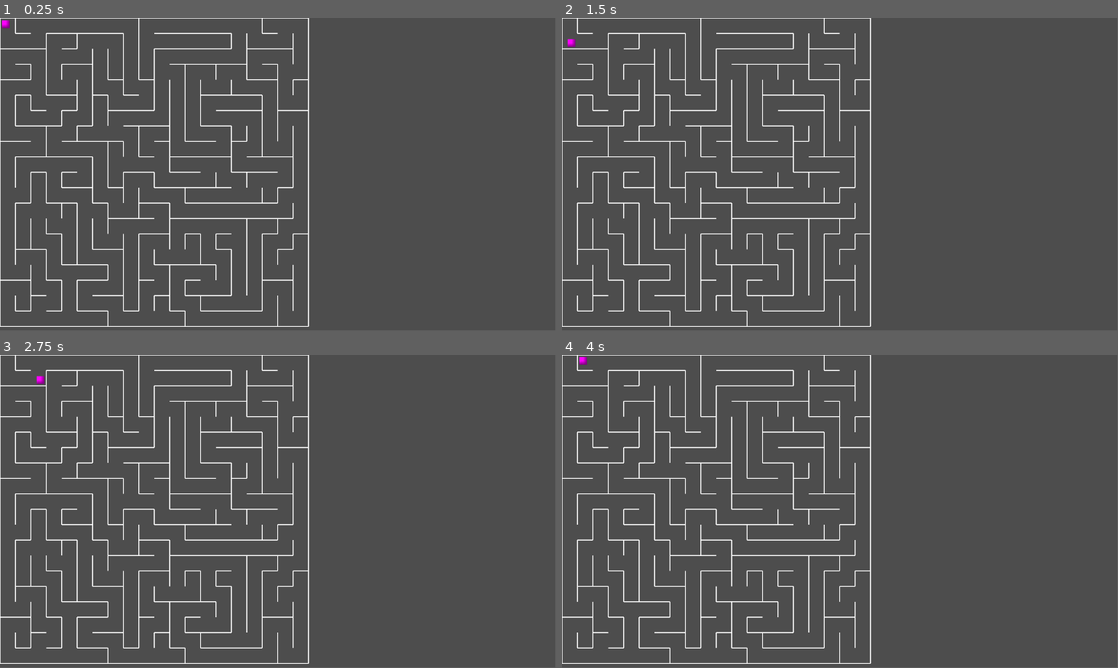
Above: before the commit, frames 1-4 (two rows, left to right).
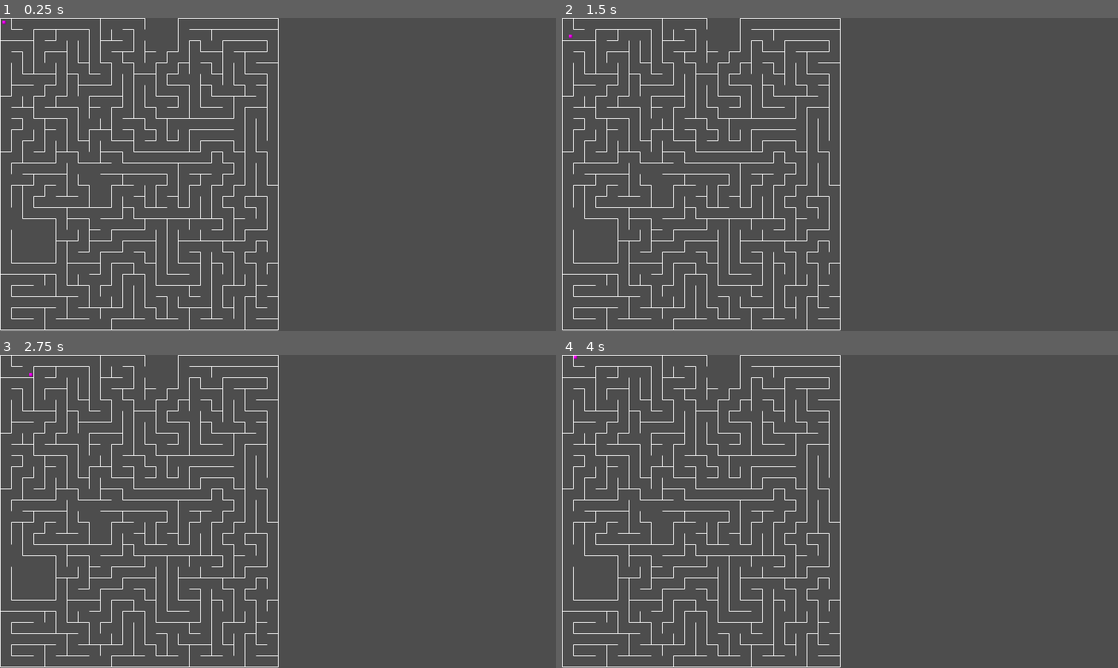
Above: after the commit, the same moments.

Repository: Bahbus/minotaur-maze
Game: Godot game, scene res://prototypes/Prototype.tscn
The game is run twice, just before and just after one commit, with the same random seed, the same clock (stepped at 60 frames per second) and the same inputs.
Inputs:
- Up to frame 1 (0.25 s): no input
- Up to frame 2 (1.5 s): tap Enter at 0.5 s; hold Right (ui_right) 0.53-1.28 s; tap Space at 1.25 s; hold Down (ui_down) from 1.28 s (still down)
- Up to frame 3 (2.75 s): tap Enter at 2 s; release Down (ui_down) at 2.03 s; hold Right (ui_right) from 2.03 s (still down)
- Up to frame 4 (4 s): tap Space at 2.75 s; release Right (ui_right) at 2.78 s; hold Up (ui_up) 2.78-3.53 s; tap Enter at 3.5 s; hold Left (ui_left) from 3.53 s (still down)
The window is 799x449 before the commit and 800x450 after it. Grey fills any space a smaller window leaves; there, only what the larger window draws over its background counts as a difference.

The runs differ from the first frame. In frame 1, 7.6% of the frame differs, in the area x 0-56%, y 0-100%; in frame 2, 7.6%; in frame 3, 7.6%; in frame 4, 7.6%.

Commit message:
rooms added

Diff:
--- a/project.godot
+++ b/project.godot
@@ -15,6 +15,11 @@
 config/features=PackedStringArray("4.4", "GL Compatibility")
 config/icon="res://icon.svg"
 
+[display]
+
+window/size/viewport_width=1600
+window/size/viewport_height=900
+
 [rendering]
 
 renderer/rendering_method="gl_compatibility"
--- a/prototypes/Prototype.tscn
+++ b/prototypes/Prototype.tscn
@@ -5,22 +5,22 @@
 
 [sub_resource type="PlaceholderTexture2D" id="PlaceholderTexture2D_hv57j"]
 
-[sub_resource type="CircleShape2D" id="CircleShape2D_rj735"]
+[sub_resource type="RectangleShape2D" id="RectangleShape2D_rj735"]
+size = Vector2(10, 10)
 
 [node name="Prototype" type="Node2D"]
 
 [node name="Player" type="CharacterBody2D" parent="."]
-top_level = true
 position = Vector2(12, 13)
 script = ExtResource("1_hv57j")
 
 [node name="Sprite2D" type="Sprite2D" parent="Player"]
 position = Vector2(-7.86781e-06, 1.60933e-05)
-scale = Vector2(16, 16)
+scale = Vector2(10, 10)
 texture = SubResource("PlaceholderTexture2D_hv57j")
 
 [node name="CollisionShape2D" type="CollisionShape2D" parent="Player"]
-shape = SubResource("CircleShape2D_rj735")
+shape = SubResource("RectangleShape2D_rj735")
 
 [node name="Maze" type="Node2D" parent="."]
 script = ExtResource("2_rj735")
--- a/prototypes/maze.gd
+++ b/prototypes/maze.gd
@@ -1,36 +1,71 @@
 extends Node2D
 
 # Maze parameters
-const ROWS = 20
-const COLS = 20
+const ROWS = 28
+const COLS = 25
 const CELL_SIZE = 32
 const WALL_THICKNESS = 2
 
 # The maze grid: a 2D array where each cell is a dictionary with visited flag and walls array
 var maze = []
 var stack = []
+var rooms = []  # List of placed rooms
 
 func _ready():
 	randomize()  # Ensure different mazes each run
+	initialize_maze()
+	place_rooms()
 	generate_maze()
+	connect_room_exits()
+	queue_redraw()
 	build_collision_shapes()
 
-func generate_maze():
+func initialize_maze():
 	# Initialize the maze grid
 	for i in range(ROWS):
 		maze.append([])
 		for j in range(COLS):
 			maze[i].append({
 				"visited": false,
-				"walls": [true, true, true, true]  # Order: top, right, bottom, left
+				"walls": [true, true, true, true],  # Order: top, right, bottom, left
+				"type": "path"  # Default to a normal maze path
 			})
 
-	# Start at cell (0, 0)
+func place_rooms():
+	var available_rooms = RoomDefinitions.get_rooms()
+	for room in available_rooms:
+		var placed = false
+		for attempt in range(10):  # Try 10 random placements
+			var pos = Vector2i(randi() % (ROWS - 5), randi() % (COLS - 5))
+			if can_place_room(room, pos):
+				apply_room_to_grid(room, pos)
+				rooms.append({"room": room, "position": pos})
+				placed = true
+				break
+		if not placed:
+			print("Failed to place room")
+
+func can_place_room(room, pos):
+	# Ensure all cells fit inside the grid and don’t overlap
+	for cell in room.cells:
+		var abs_pos = cell + pos
+		if abs_pos.x < 0 or abs_pos.x >= ROWS or abs_pos.y < 0 or abs_pos.y >= COLS:
+			return false
+		if maze[abs_pos.x][abs_pos.y]["type"] != "path":
+			return false
+	return true
+
+func apply_room_to_grid(room, pos):
+	for cell in room.cells:
+		var abs_pos = cell + pos
+		maze[abs_pos.x][abs_pos.y]["type"] = "room"
+
+func generate_maze():
+	# Perform recursive backtracking
 	var current_cell = Vector2(0, 0)
 	maze[0][0]["visited"] = true
 	stack.push_back(current_cell)
 
-	# Perform recursive backtracking
 	while stack.size() > 0:
 		current_cell = stack[stack.size() - 1]
 		var i = int(current_cell.x)
@@ -38,23 +73,64 @@
 
 		# Collect unvisited neighbors
 		var neighbors = []
-		if i > 0 and not maze[i - 1][j]["visited"]:
+		if i > 0 and not maze[i - 1][j]["visited"] and maze[i - 1][j]["type"] == "path":
 			neighbors.append(Vector2(i - 1, j))
-		if i < ROWS - 1 and not maze[i + 1][j]["visited"]:
+		if i < ROWS - 1 and not maze[i + 1][j]["visited"] and maze[i + 1][j]["type"] == "path":
 			neighbors.append(Vector2(i + 1, j))
-		if j > 0 and not maze[i][j - 1]["visited"]:
+		if j > 0 and not maze[i][j - 1]["visited"] and maze[i][j - 1]["type"] == "path":
 			neighbors.append(Vector2(i, j - 1))
-		if j < COLS - 1 and not maze[i][j + 1]["visited"]:
+		if j < COLS - 1 and not maze[i][j + 1]["visited"] and maze[i][j + 1]["type"] == "path":
 			neighbors.append(Vector2(i, j + 1))
 
 		if neighbors.size() > 0:
-			# Randomly choose one neighbor
 			var next_cell = neighbors[randi() % neighbors.size()]
 			remove_wall(current_cell, next_cell)
 			maze[int(next_cell.x)][int(next_cell.y)]["visited"] = true
 			stack.push_back(next_cell)
 		else:
 			stack.pop_back()
+
+func connect_room_exits():
+	# Dynamically create exits by ensuring rooms have paths leading out
+	for room_data in rooms:
+		var room = room_data["room"]
+		var pos = room_data["position"]
+		var potential_exits = []
+
+		# Remove walls inside the room
+		for cell in room.cells:
+			var abs_pos = cell + pos
+			maze[abs_pos.x][abs_pos.y]["walls"] = [false, false, false, false]  # Clear all walls inside the room
+
+			var neighbors = [
+				{ "pos": abs_pos + Vector2i(0, -1), "wall_index": 0 },  # Top
+				{ "pos": abs_pos + Vector2i(1, 0),  "wall_index": 1 },  # Right
+				{ "pos": abs_pos + Vector2i(0, 1),  "wall_index": 2 },  # Bottom
+				{ "pos": abs_pos + Vector2i(-1, 0), "wall_index": 3 }   # Left
+			]
+
+			for neighbor in neighbors:
+				var neighbor_pos = neighbor["pos"]
+				var wall_index = neighbor["wall_index"]
+
+				if is_in_maze_bounds(neighbor_pos) and maze[neighbor_pos.x][neighbor_pos.y]["type"] == "path":
+					potential_exits.append({ "exit_pos": neighbor_pos, "wall_index": wall_index, "room_pos": abs_pos })
+
+		# Ensure at least 2 exits
+		if potential_exits.size() >= 2:
+			for exit_data in potential_exits.slice(0, 2):
+				var exit_pos = exit_data["exit_pos"]
+				var wall_index = exit_data["wall_index"]
+				var room_pos = exit_data["room_pos"]
+
+				# Mark exit in the maze grid
+				maze[exit_pos.x][exit_pos.y]["type"] = "exit"
+
+				# Remove the wall between room and exit using remove_wall function
+				remove_wall(room_pos, exit_pos)
+
+func is_in_maze_bounds(pos: Vector2i) -> bool:
+	return pos.x >= 0 and pos.x < ROWS and pos.y >= 0 and pos.y < COLS
 
 # Removes the wall between two adjacent cells based on their relative positions
 func remove_wall(current, next):
@@ -135,7 +211,7 @@
 		for j in range(COLS):
 			var cell = maze[i][j]
 			# Calculate the top-left position of this cell
-			var pos = Vector2(j * CELL_SIZE, i * CELL_SIZE)
+			var pos = Vector2(1 + (j * CELL_SIZE), 1 + (i * CELL_SIZE))
 			# Draw the top wall
 			if cell["walls"][0]:
 				draw_line(pos, pos + Vector2(CELL_SIZE, 0), Color.WHITE, WALL_THICKNESS)
--- /dev/null
+++ b/prototypes/room.gd
@@ -0,0 +1,10 @@
+extends RefCounted
+
+class_name Room
+
+var cells: Array[Vector2i]  # List of occupied cells relative to (0,0)
+var room_type: String  # Room category (treasure, trap, boss, etc.)
+
+func _init(_cells: Array[Vector2i], _room_type: String = "default"):
+	cells = _cells
+	room_type = _room_type
--- /dev/null
+++ b/src/data/room_definitions.gd
@@ -0,0 +1,36 @@
+extends Node
+
+class_name RoomDefinitions  # Makes it easier to access
+
+static func get_rooms() -> Array:
+	return [
+		# Large Square Room (4x4)
+		Room.new(
+			[
+				Vector2i(0, 0), Vector2i(0, 1), Vector2i(0, 2), Vector2i(0, 3),
+				Vector2i(1, 0), Vector2i(1, 1), Vector2i(1, 2), Vector2i(1, 3),
+				Vector2i(2, 0), Vector2i(2, 1), Vector2i(2, 2), Vector2i(2, 3),
+				Vector2i(3, 0), Vector2i(3, 1), Vector2i(3, 2), Vector2i(3, 3)
+			],
+			"treasure"
+		),
+
+		# Larger L-Shaped Room (4x3)
+		Room.new(
+			[
+				Vector2i(0, 0), Vector2i(0, 1), Vector2i(0, 2),
+				Vector2i(1, 0), Vector2i(1, 1),
+				Vector2i(2, 0), Vector2i(2, 1)
+			],
+			"trap"
+		),
+
+		# Expanded Circular Room Approximation
+		Room.new(
+			[
+				Vector2i(0, 0), Vector2i(-1, 0), Vector2i(1, 0), Vector2i(0, -1), Vector2i(0, 1),
+				Vector2i(-1, -1), Vector2i(1, -1), Vector2i(-1, 1), Vector2i(1, 1)
+			],
+			"boss"
+		)
+	]
Not shown, added: prototypes/room.gd.uid
Not shown, added: src/data/room_definitions.gd.uid
